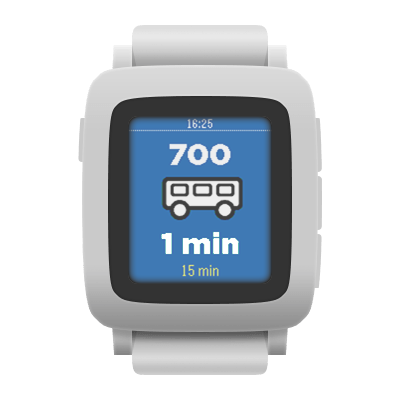
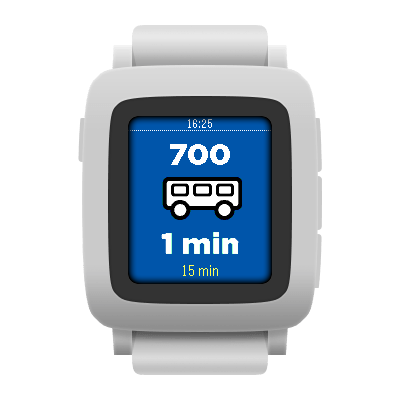
Comparing the layer stacks of the two 400 × 400 images. Changes:
added group "Color" with 3 layers above "Layer 1" over [128, 116, 272, 284]
moved "Layer 3" into group "Color" over [161, 232, 239, 254]
removed layer "Layer 2" (was 69%) over [128, 116, 272, 284]
added layer "Layer 5" in group "Color" over [128, 116, 272, 284]
moved "snowy-white" into group "Color" over [128, 116, 272, 284]
